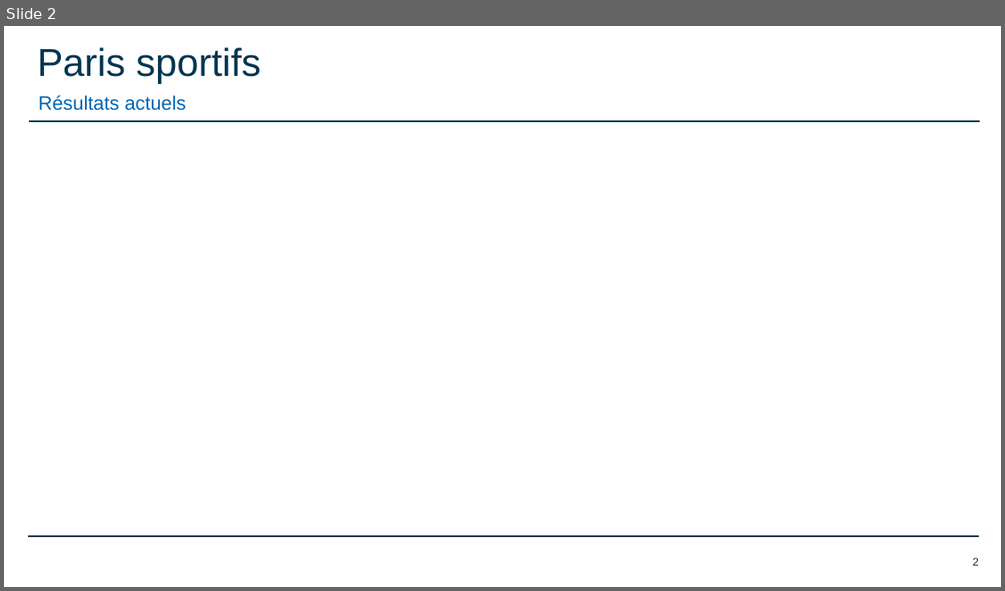
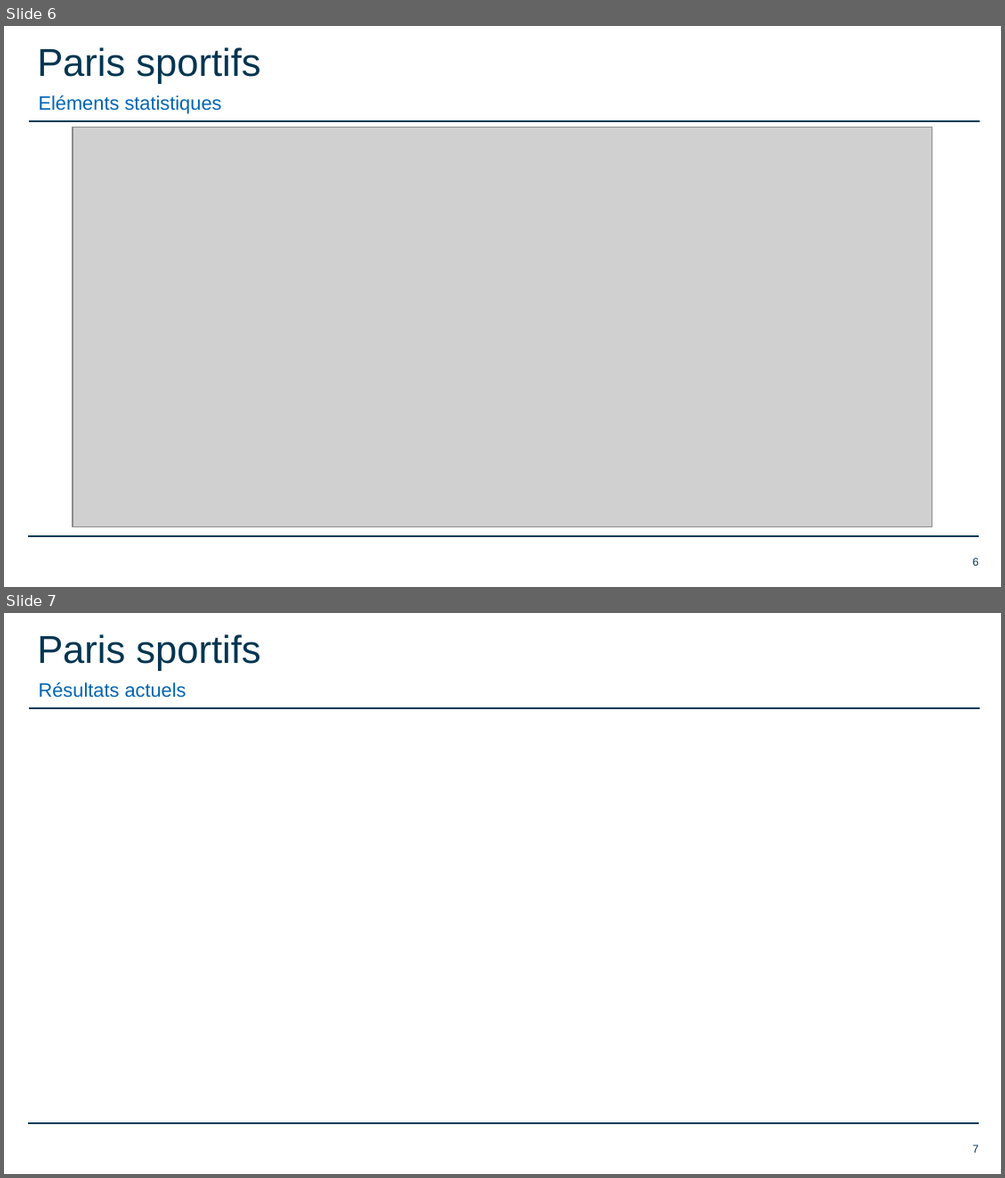
Before and after one commit to romainfd/-XFinance-Sports-bets, a slide deck: Présentations/2018.05.22 Présentation XFinance16.pptx. Shown one above the other, each under a label of ours: slide 2 before the commit, slides 6 and 7 after it. The pictures are 1005x591 and 1005x1178 pixels, drawn with LibreOffice and Linux fonts; fonts in the diff are those of the drawing; grey boxes stand for pictures; background and template pictures are left out. Boxes give left, top, right and bottom in pixels: in the first picture for what was removed or moved away, otherwise in the second. Text is boxed around its words. In the diff, an @@ line names an element or a change of style, - is before the commit and + after.

```diff
--- a/Présentations/2018.05.22 Présentation XFinance16.pptx
+++ b/Présentations/2018.05.22 Présentation XFinance16.pptx
@@ slide 6 added at (4,26,1001,587), background #FFFFFF; not listed: 2 template elements that a slide beside it also shows @@
@@ text added at (37,47,260,84), 28 pt, text #003551 @@
+Paris sportifs
@@ text added at (39,95,222,114), 14 pt, text #0064B4 @@
+Eléments statistiques
@@ picture added at (73,127,933,526) @@
@@ page number added at (972,557,979,565), 8 pt, text #003551 @@
+6
@@ what was slide 2 is now slide 7 @@
@@ page number at (972,1144,979,1152): text changed @@
-2
+7
```
Also in this commit, not shown: 1 slide changed, 4 other slides added, 7 other files.
